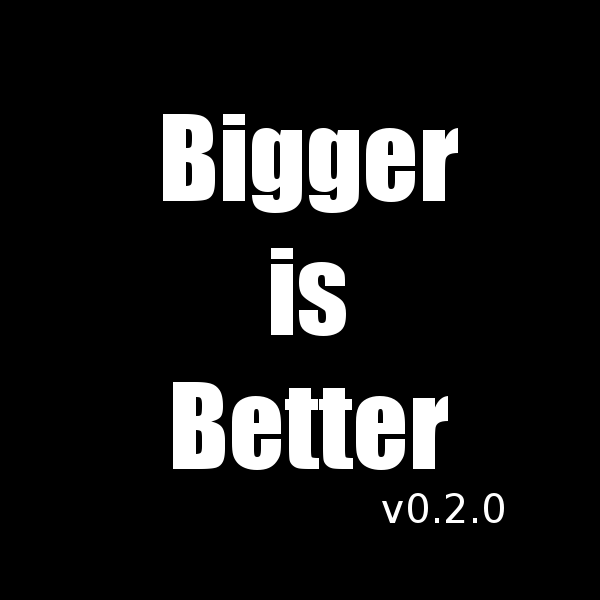
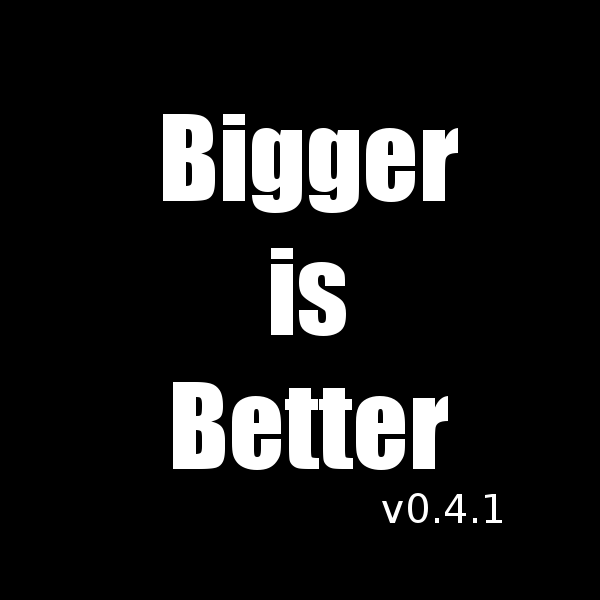
Layer changes from the first 600px x 600px image to the second:
renamed "v0.2.0" to "v0.4.1", painted on it over box(445, 493, 504, 523)
